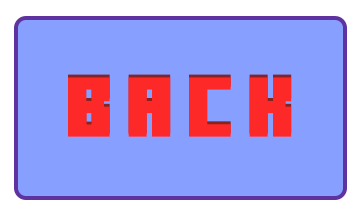
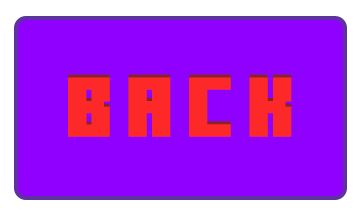
The second 360x216 image is a revision of the first. Changes to its layers:
added layer "Rounded Rectangle 1" (3rd of 4) above "Rounded Rectangle 1" over [18, 20, 343, 196]
hid "Rounded Rectangle 1" (4th of 4) over [18, 20, 343, 196]
